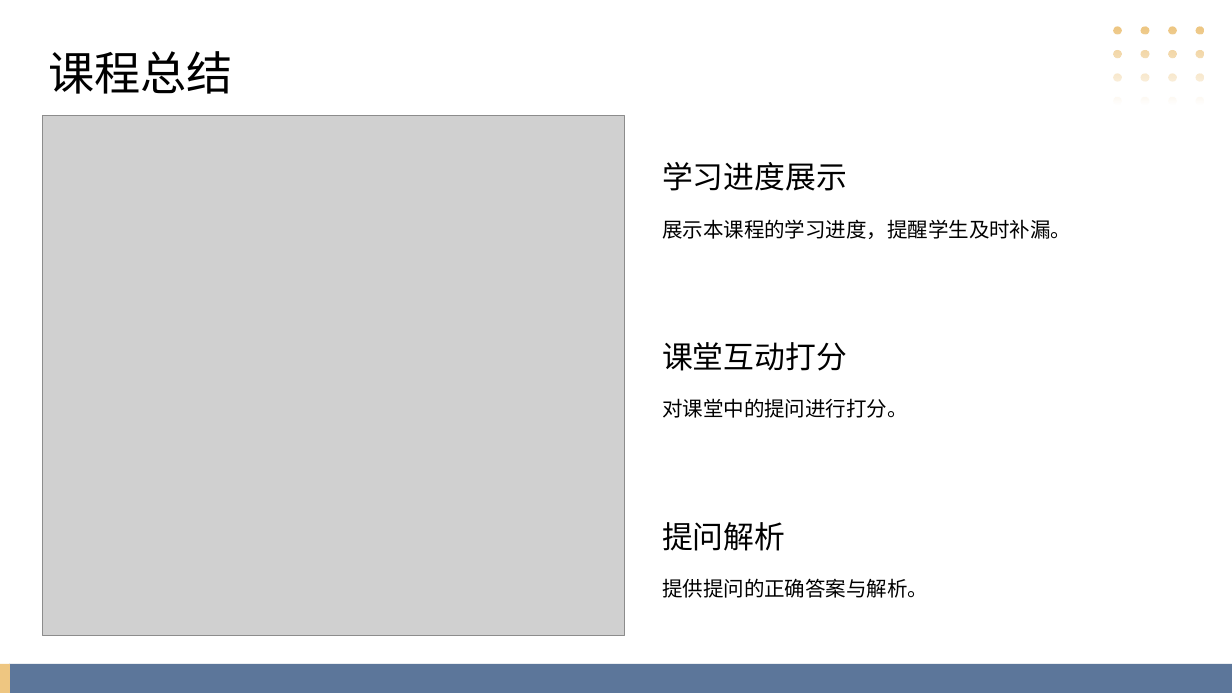
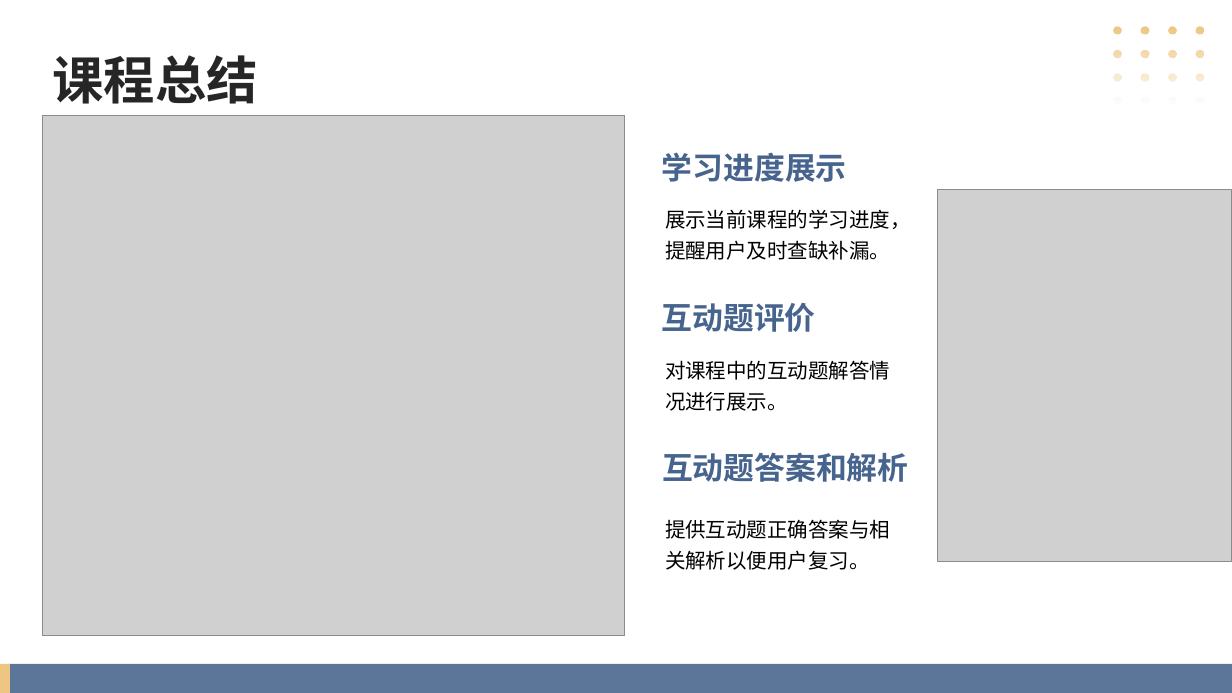
Before and after one commit to xiangsurener/zhengjingxuexipingtai, a slide deck: slide 11 of PPT/AI学习平台项目介绍.pptx. Drawn at 1232x693 pixels with LibreOffice and Linux fonts; fonts in the diff are those of the drawing; grey boxes stand for pictures. Boxes give left, top, right and bottom in pixels: in the first picture for what was removed or moved away, otherwise in the second. Text is boxed around its words. In the diff, an @@ line names an element or a change of style, - is before the commit and + after.

```diff
--- a/PPT/AI学习平台项目介绍.pptx
+++ b/PPT/AI学习平台项目介绍.pptx
@@ text "课程总结" at (52, 55, 257, 104): size 36 to 40 pt, text colour #000000 to #262626, letter outline none to #FFFFFF 1.06 pt, bold on; alignment left to centre; line spacing 1.11 to 1 @@
@@ text "学习进度展示": place and size @@
-text "学习进度展示" at (662, 162, 847, 191)
+text "学习进度展示" at (662, 152, 847, 182)
@@ text "学习进度展示" at (662, 152, 847, 182): text colour #000000 to #46648D, letter outline none to #FFFFFF 0.75 pt, bold on; alignment left to centre; line spacing 1.11 to 1 @@
@@ text at (665, 209, 911, 260): text changed @@
-展示本课程的学习进度，提醒学生及时补漏。
+展示当前课程的学习进度，提醒用户及时查缺补漏。
@@ picture added at (937, 189, 1232, 561) @@
@@ text added at (662, 303, 816, 332), 24 pt, text #46648D, bold @@
+互动题评价
@@ text removed at (662, 342, 847, 371) @@
-课堂互动打分
@@ text at (665, 360, 890, 411): text changed @@
-对课堂中的提问进行打分。
+对课程中的互动题解答情况进行展示。
@@ text added at (662, 452, 908, 482), 24 pt, text #46648D, bold @@
+互动题答案和解析
@@ text removed at (662, 522, 785, 551) @@
-提问解析
@@ text at (665, 519, 890, 570): text changed @@
-提供提问的正确答案与解析。
+提供互动题正确答案与相关解析以便用户复习。
```
Also in this commit, not shown: 11 other slides changed.
